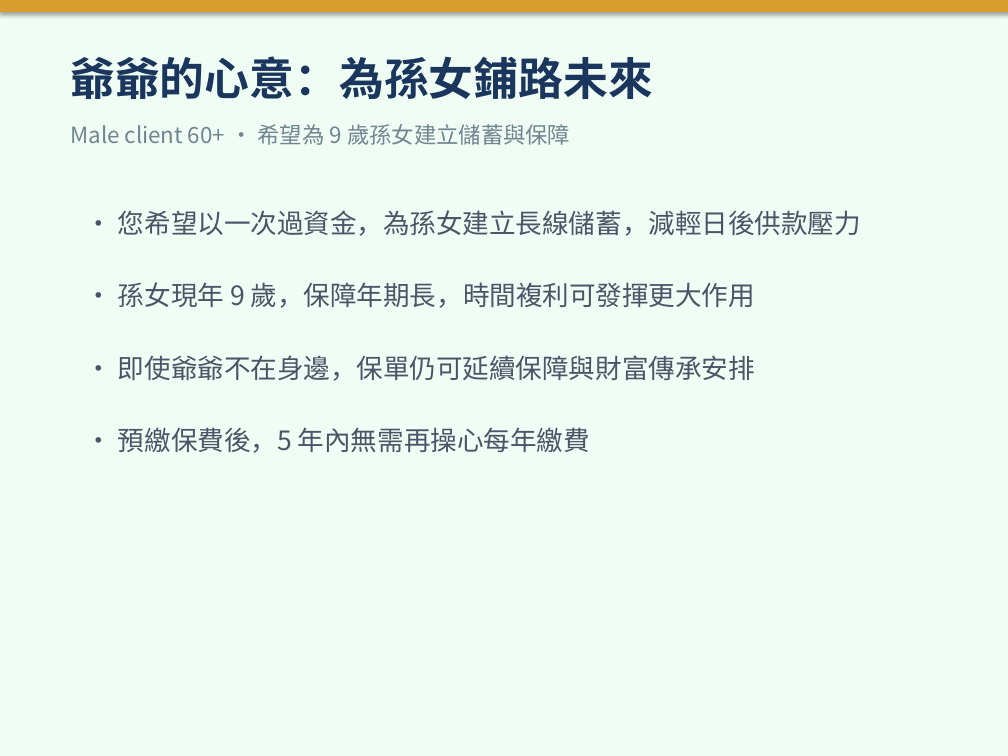
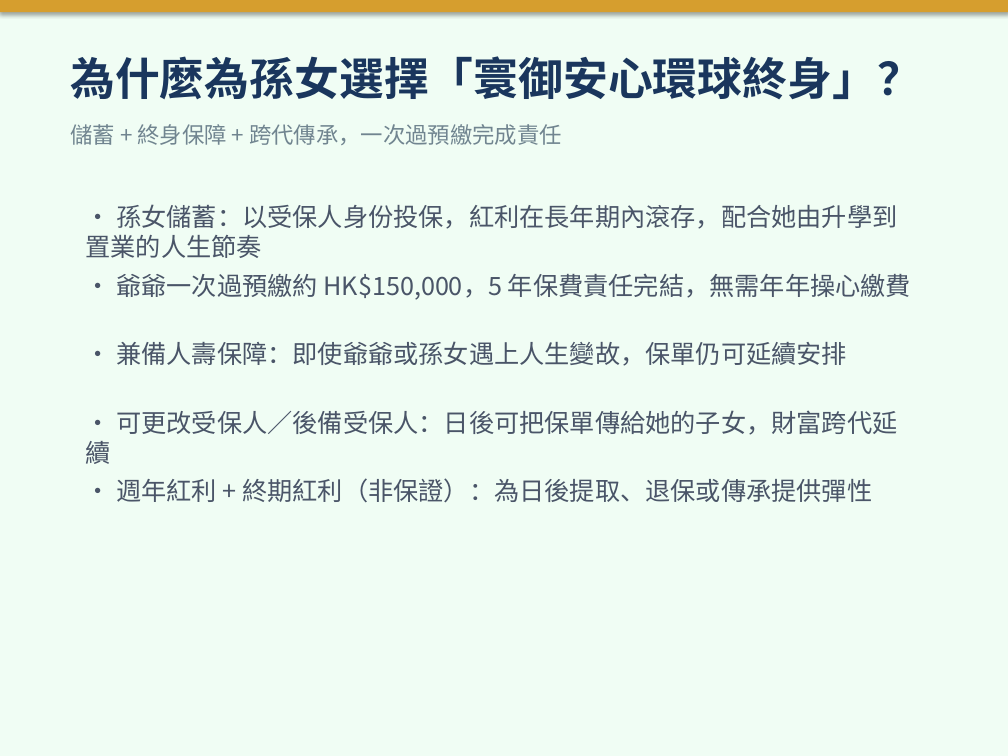
Before and after one commit to hoyinlung25-commits/yuyue-sales, a slide deck: slide 2 of client-base/presentations/Granddaughter_Savings_Plan_BOC.pptx. Drawn at 1008x756 pixels with LibreOffice and Linux fonts; fonts in the diff are those of the drawing. Boxes give left, top, right and bottom in pixels: in the first picture for what was removed or moved away, otherwise in the second. Text is boxed around its words. In the diff, an @@ line names an element or a change of style, - is before the commit and + after.

```diff
--- a/client-base/presentations/Granddaughter_Savings_Plan_BOC.pptx
+++ b/client-base/presentations/Granddaughter_Savings_Plan_BOC.pptx
@@ text at box(70, 56, 922, 99): text changed @@
-爺爺的心意：為孫女鋪路未來
+為什麼為孫女選擇「寰御安心環球終身」？
@@ text at box(70, 124, 561, 145): text changed @@
-Male client 60+ · 希望為 9 歲孫女建立儲蓄與保障
+儲蓄 + 終身保障 + 跨代傳承，一次過預繳完成責任
@@ text at box(85, 204, 897, 258): text changed; size 19 to 18 pt @@
-• 您希望以一次過資金，為孫女建立長線儲蓄，減輕日後供款壓力
+• 孫女儲蓄：以受保人身份投保，紅利在長年期內滾存，配合她由升學到置業的人生節奏
@@ text at box(116, 274, 911, 300): text changed; size 19 to 18 pt @@
-• 孫女現年 9 歲，保障年期長，時間複利可發揮更大作用
+• 爺爺一次過預繳約 HK$150,000，5 年保費責任完結，無需年年操心繳費
@@ text at box(116, 341, 847, 366): text changed; size 19 to 18 pt @@
-• 即使爺爺不在身邊，保單仍可延續保障與財富傳承安排
+• 兼備人壽保障：即使爺爺或孫女遇上人生變故，保單仍可延續安排
@@ text at box(85, 410, 897, 464): text changed; size 19 to 18 pt @@
-• 預繳保費後，5 年內無需再操心每年繳費
+• 可更改受保人／後備受保人：日後可把保單傳給她的子女，財富跨代延續
@@ text added at box(116, 478, 872, 503), 18 pt, text #4A5568 @@
+• 週年紅利 + 終期紅利（非保證）：為日後提取、退保或傳承提供彈性
```
Also in this commit, not shown: 8 other slides changed, 4 slides added, 3 slides removed, 1 other file.
